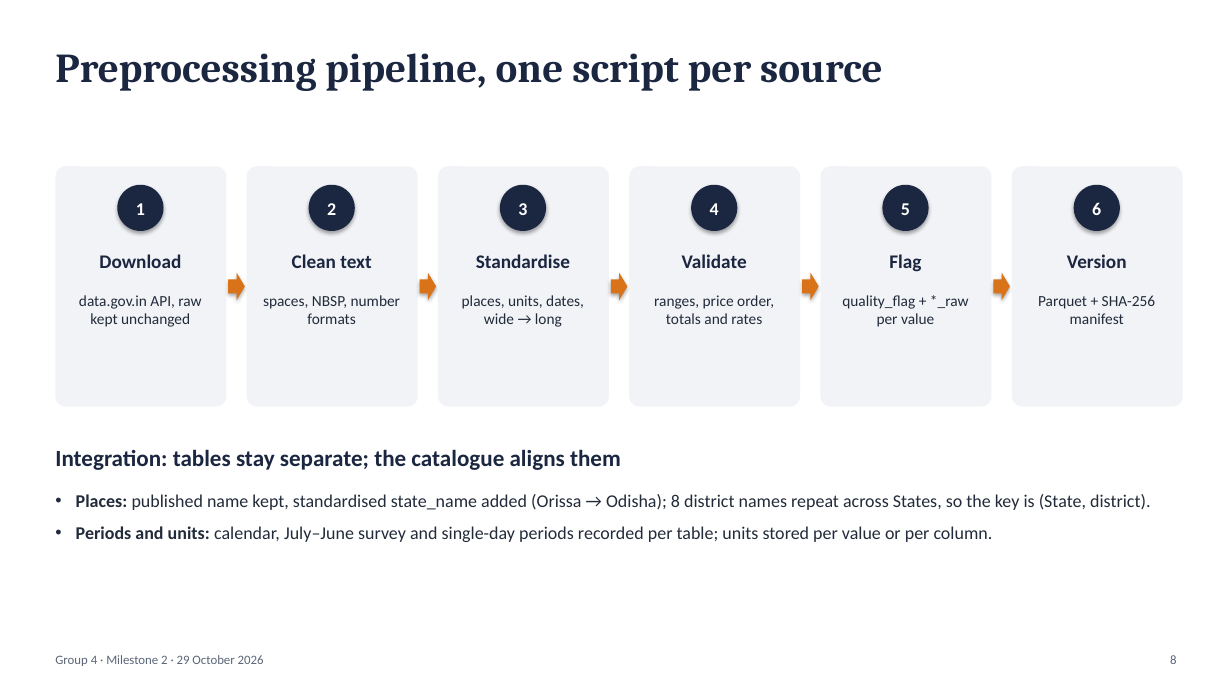
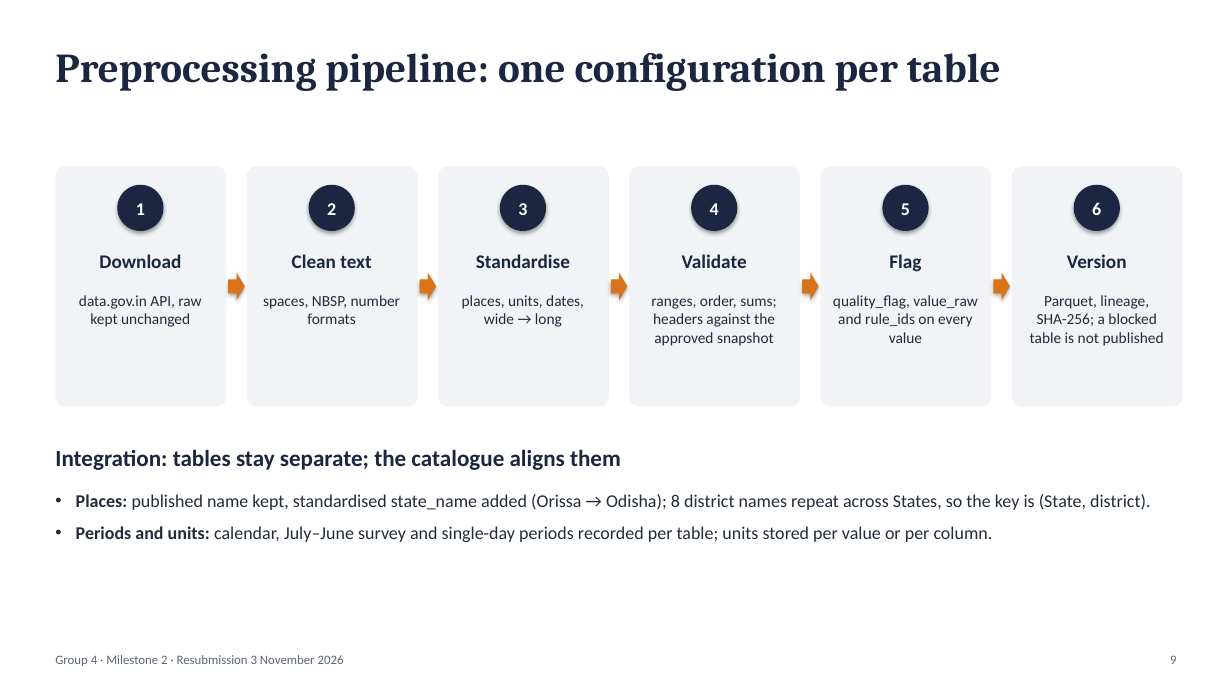
Before and after one commit to sathyaIITM/Group-4-DS-and-AI-Lab-Project, a slide deck: slide 9 of docs/Milestone2_TA_Presentation.pptx (slide 8 before the commit). Drawn at 1232x693 pixels with LibreOffice and Linux fonts; fonts in the diff are those of the drawing. Boxes give left, top, right and bottom in pixels: in the first picture for what was removed or moved away, otherwise in the second. Text is boxed around its words. In the diff, an @@ line names an element or a change of style, - is before the commit and + after.

Commit message:
ENH: Reworked data preparation into a configuration-driven, table-agnostic pipeline (v1.1), incorporating feedback through unified quality flags, source validation, anomaly review, lineage tracking, and automated catalogue generation. Updated documentation and reference queries

```diff
--- a/docs/Milestone2_TA_Presentation.pptx
+++ b/docs/Milestone2_TA_Presentation.pptx
@@ text at [55, 53, 1001, 91]: text changed @@
-Preprocessing pipeline, one script per source
+Preprocessing pipeline: one configuration per table
@@ text at [651, 295, 776, 346]: text changed @@
-ranges, price order, totals and rates
+ranges, order, sums; headers against the approved snapshot
@@ text at [833, 295, 977, 343]: text changed @@
-quality_flag + *_raw per value
+quality_flag, value_raw and rule_ids on every value
@@ text at [1030, 295, 1164, 346]: text changed @@
-Parquet + SHA-256 manifest
+Parquet, lineage, SHA-256; a blocked table is not published
@@ text at [55, 655, 344, 666]: text changed @@
-Group 4 · Milestone 2 · 29 October 2026
+Group 4 · Milestone 2 · Resubmission 3 November 2026
@@ text at [1170, 655, 1176, 664]: text changed @@
-8
+9
```
Also in this commit, not shown: 13 other slides changed, 2 slides added, 49 other files.
